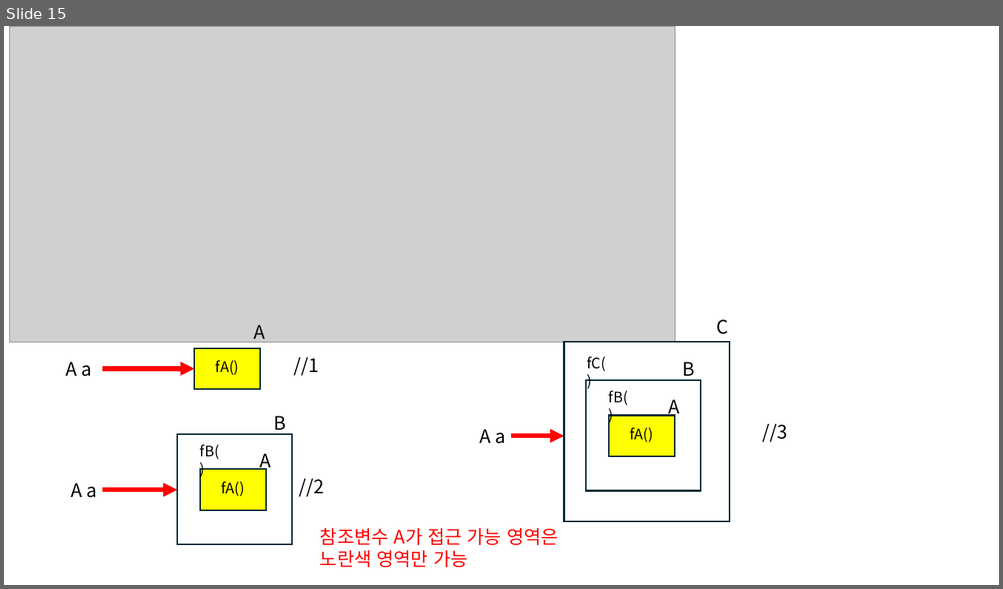
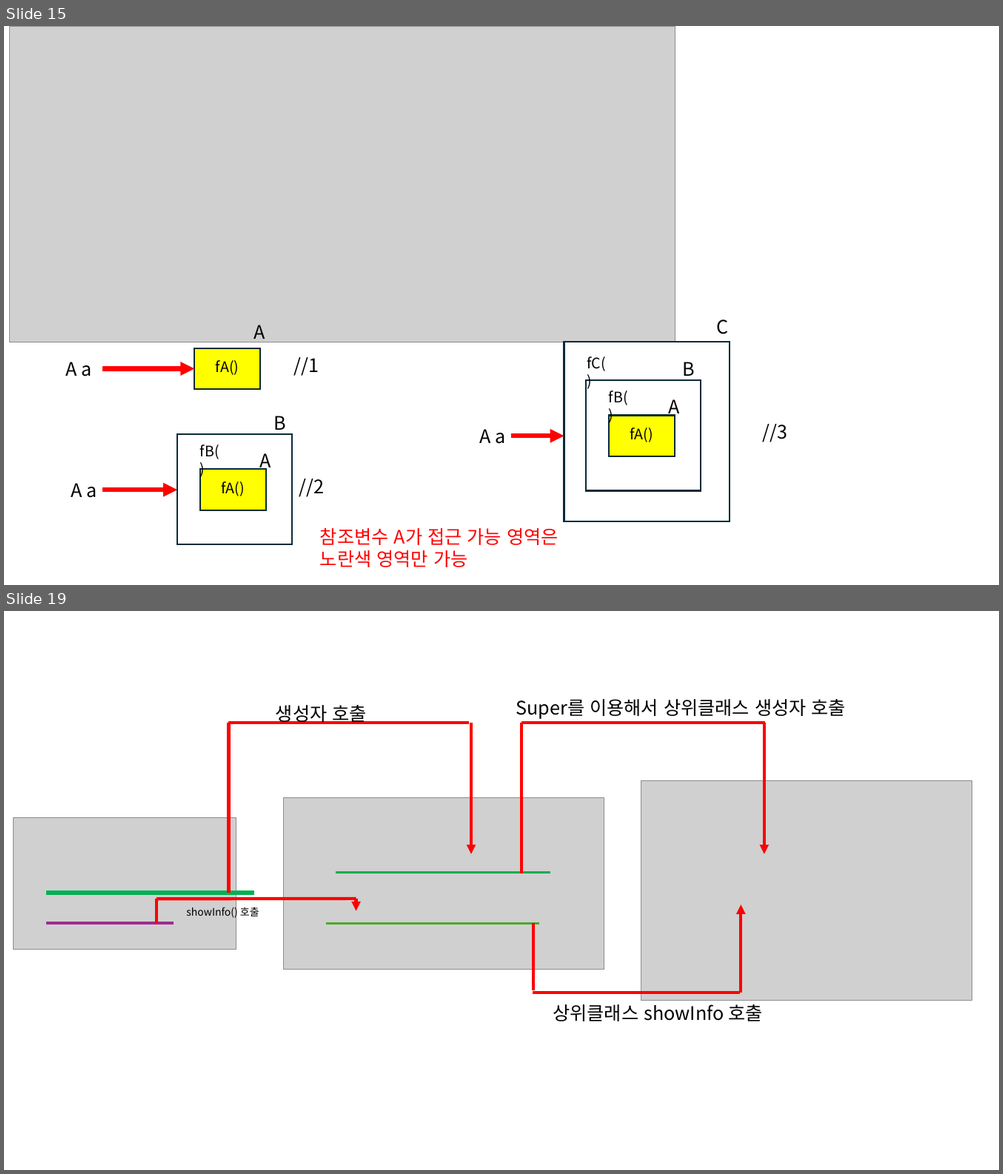
Before and after one commit to redkama/Java_20251020, a slide deck: java수업.pptm. Shown one above the other, each under a label of ours: slide 15 before the commit, slides 15 and 19 after it; the slides between them are not shown. The pictures are 1003x589 and 1003x1174 pixels, drawn with LibreOffice and Linux fonts; fonts in the diff are those of the drawing; grey boxes stand for pictures. Boxes give left, top, right and bottom in pixels: in the first picture for what was removed or moved away, otherwise in the second. Text is boxed around its words. In the diff, an @@ line names an element or a change of style, - is before the commit and + after.

```diff
--- a/java수업.pptm
+++ b/java수업.pptm
@@ slide 19 added at bbox=[4, 611, 999, 1170], background #FFFFFF @@
@@ text added at bbox=[515, 699, 845, 719], 18 pt, text #000000 @@
+Super를 이용해서 상위클래스 생성자 호출
@@ text added at bbox=[276, 705, 366, 724], 18 pt, text #000000 @@
+생성자 호출
@@ line added from (228, 893) to (228, 723), #FF0000 3 pt @@
@@ line added from (228, 723) to (469, 723), #FF0000 3 pt @@
@@ arrow added from (471, 723) to (471, 854), #FF0000 3 pt @@
@@ line added from (522, 874) to (522, 723), #FF0000 3 pt @@
@@ line added from (522, 723) to (765, 723), #FF0000 3 pt @@
@@ arrow added from (764, 723) to (764, 854), #FF0000 3 pt @@
@@ picture added at bbox=[641, 781, 972, 1000] @@
@@ picture added at bbox=[284, 798, 604, 970] @@
@@ picture added at bbox=[13, 817, 236, 950] @@
@@ line added from (336, 873) to (550, 873), #00B050 2.25 pt @@
@@ line added from (45, 893) to (254, 893), #00B050 4.5 pt @@
@@ line added from (156, 923) to (156, 899), #FF0000 3 pt @@
@@ line added from (156, 899) to (356, 899), #FF0000 3 pt @@
@@ arrow added from (356, 899) to (356, 911), #FF0000 3 pt @@
@@ text added at bbox=[186, 906, 259, 920], 10 pt, text #000000 @@
+showInfo() 호출
@@ arrow added from (741, 993) to (741, 905), #FF0000 3 pt @@
@@ line added from (45, 923) to (173, 923), #A02B93 3 pt @@
@@ line added from (327, 923) to (540, 923), #4EA72E 2.25 pt @@
@@ line added from (533, 923) to (533, 991), #FF0000 3 pt @@
@@ line added from (532, 993) to (740, 993), #FF0000 3 pt @@
@@ text added at bbox=[552, 1005, 762, 1022], 18 pt, text #000000 @@
+상위클래스 showInfo 호출
```
Also in this commit, not shown: 1 slide changed, 4 other slides added.
